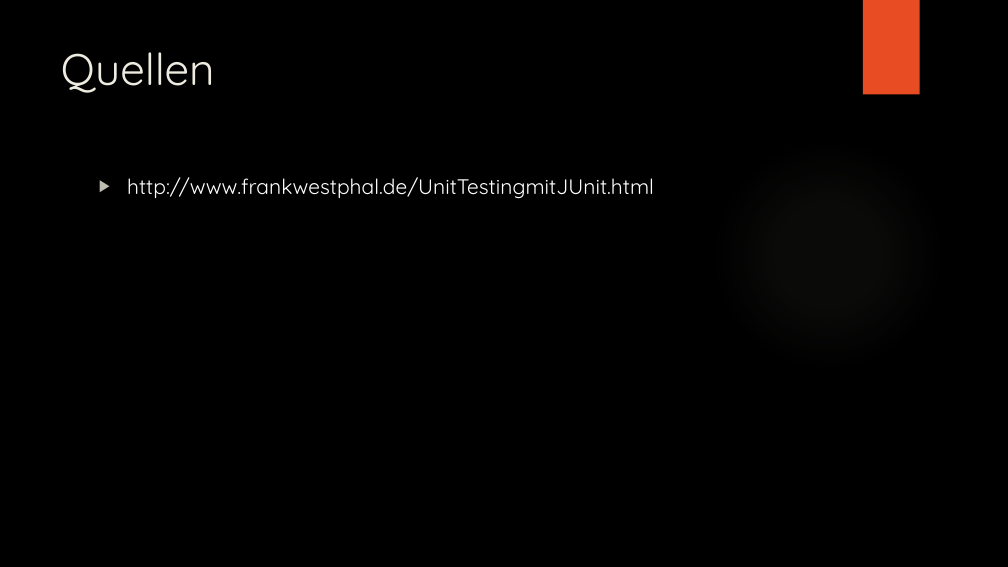
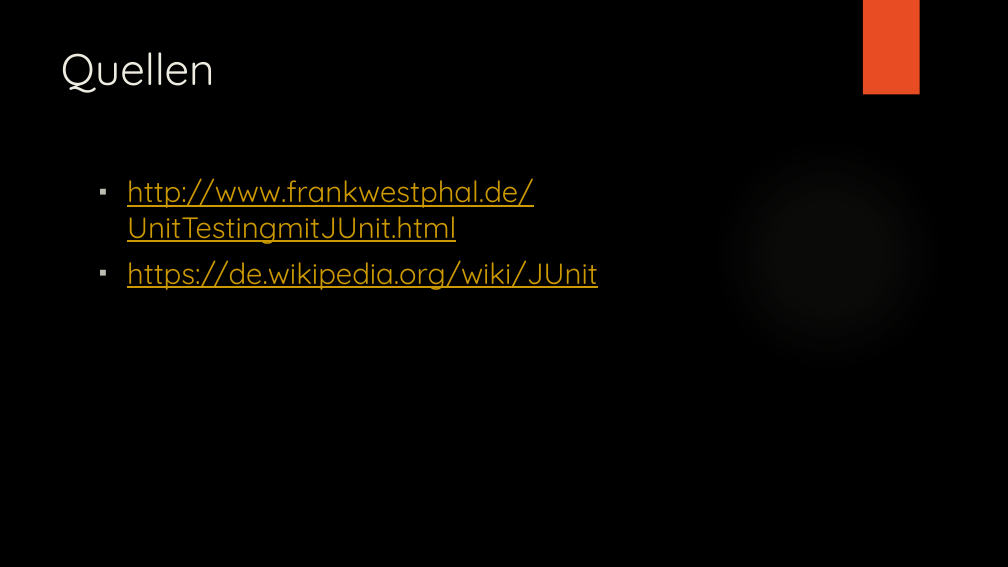
Before and after one commit to Ratnar/Tesint-with-JUnit, a slide deck: slide 11 of Präsentation/Unit testen mit JUnit.pptx (slide 9 before the commit). Drawn at 1008x567 pixels with LibreOffice and Linux fonts; fonts in the diff are those of the drawing; background and template pictures are left out. Boxes give left, top, right and bottom in pixels: in the first picture for what was removed or moved away, otherwise in the second. Text is boxed around its words. In the diff, an @@ line names an element or a change of style, - is before the commit and + after.

```diff
--- a/Präsentation/Unit testen mit JUnit.pptx
+++ b/Präsentation/Unit testen mit JUnit.pptx
@@ text at (x1=127, y1=178, x2=533, y2=244): size 20 to 28 pt, text colour #FFFFFF to #CC9900, underline on in "http://www.frankwestphal.de/UnitTestingmitJUnit.html"; bullet ▶ to ▪ @@
@@ text at (x1=127, y1=260, x2=598, y2=290): paragraph added @@
+▪ https://de.wikipedia.org/wiki/JUnit
```
Also in this commit, not shown: 3 other slides changed, 4 slides added, 2 slides removed, 9 other files.
